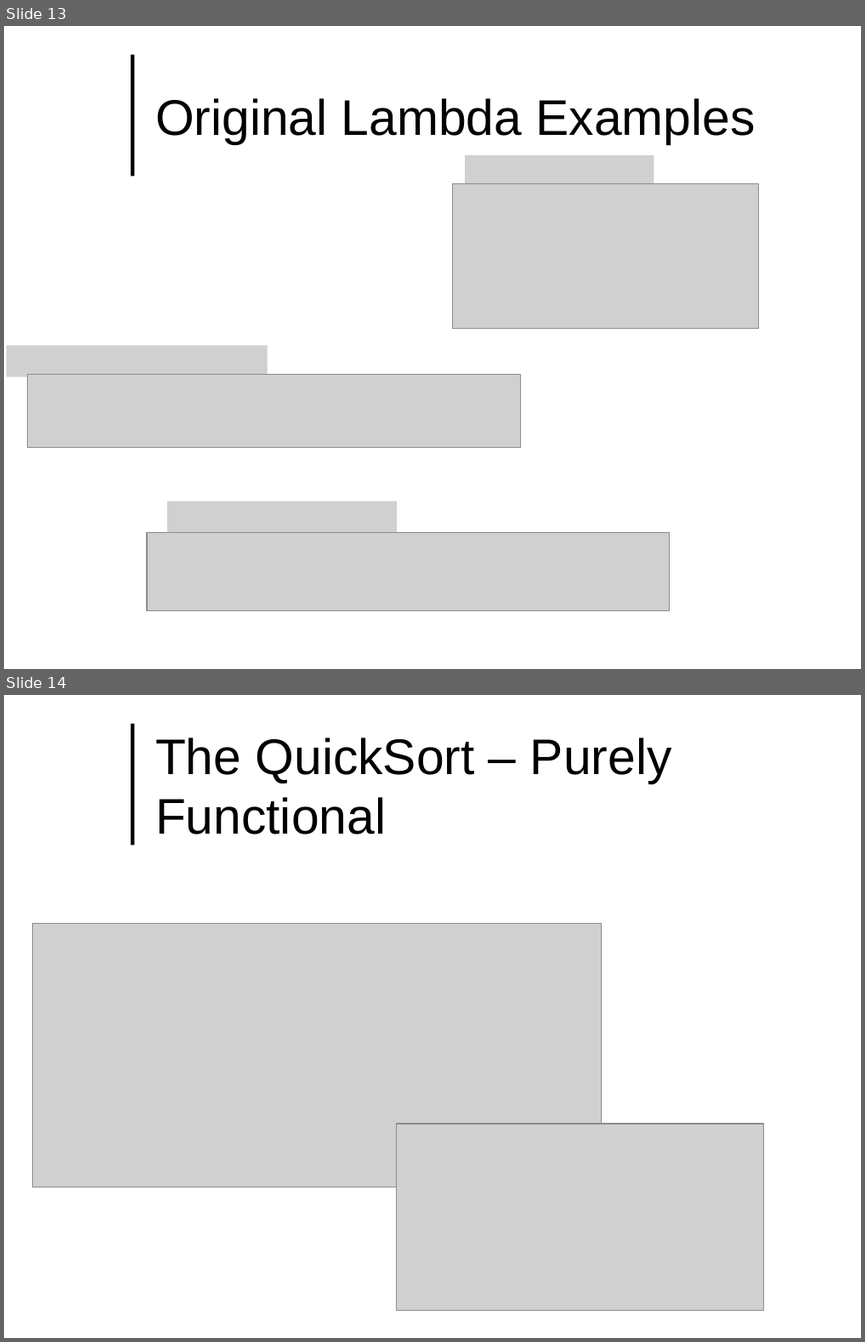
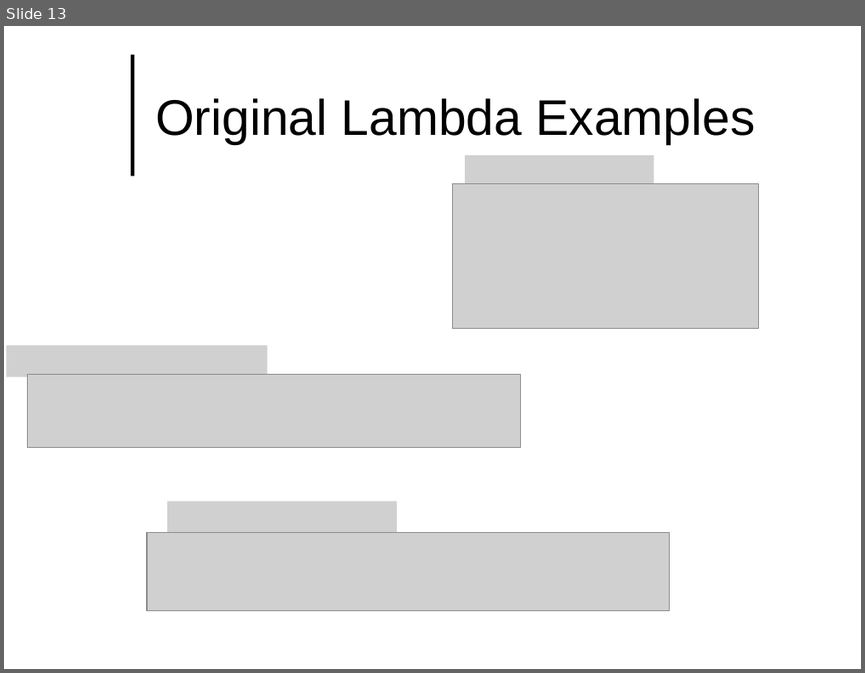
Before and after one commit to lutzhamel/CSC493, a slide deck: notes/csc493-ln011.pptx. Shown one above the other, each under a label of ours: slides 13 and 14 before the commit, slide 13 after it. The pictures are 865x1342 and 865x673 pixels, drawn with LibreOffice and Linux fonts; fonts in the diff are those of the drawing; grey boxes stand for pictures; background and template pictures are left out. Boxes give left, top, right and bottom in pixels: in the first picture for what was removed or moved away, otherwise in the second. Text is boxed around its words. In the diff, an @@ line names an element or a change of style, - is before the commit and + after.

```diff
--- a/notes/csc493-ln011.pptx
+++ b/notes/csc493-ln011.pptx
@@ slide 14 removed at <box>4,695,861,1338</box>, background #FFFFFF; not listed: 1 template element that a slide beside it also shows @@
@@ title removed at <box>155,737,672,834</box> @@
-The QuickSort – Purely Functional
@@ picture removed at <box>32,924,602,1187</box> @@
@@ picture removed at <box>397,1123,763,1310</box> @@
```
Also in this commit, not shown: 11 slides added, 10 other files.
